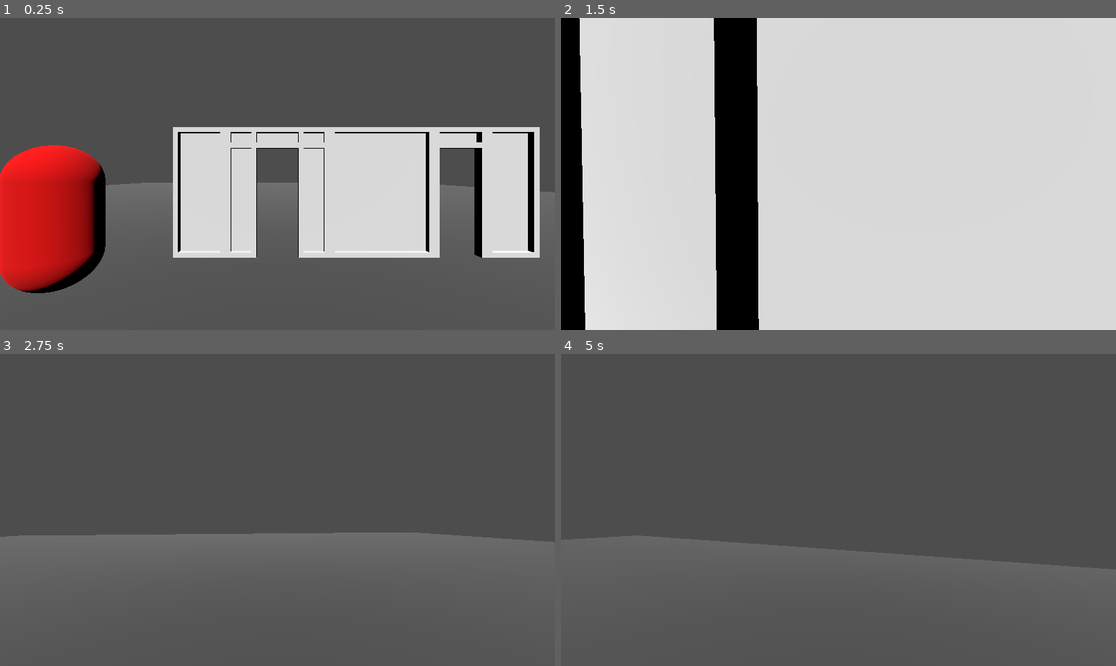
Above: before the commit, frames 1-4 (two rows, left to right).
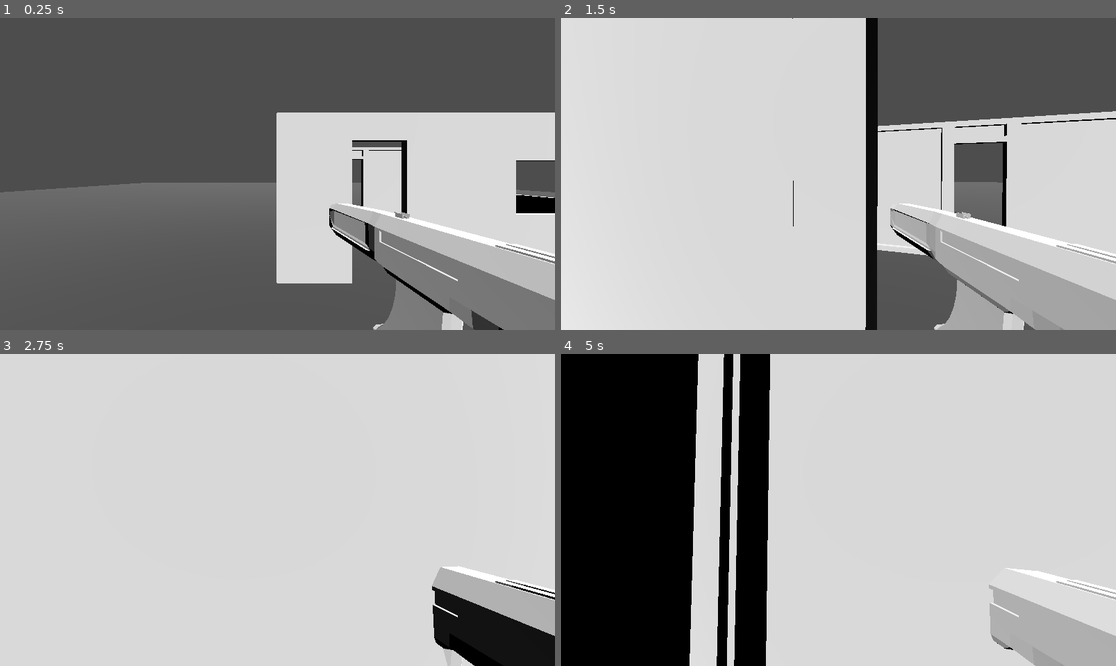
Above: after the commit, the same moments.

Repository: Vojguard/Diegetic-Yellow
Game: Godot game, scene res://MainScene/main_scene.tscn
Same seed, same stepped clock (60 frames per second), same inputs: the game is played once before the commit and once after it.
Inputs (mouse positions are in pixels of both pictures, inside the frame that each line leads up to):
- Up to frame 1 (0.25 s): no input
- Up to frame 2 (1.5 s): tap Enter at 0.5 s; move the mouse to (866, 174) at 0.52 s; hold E (interact) 0.53-1.28 s; hold W (forward) from 0.53 s (still down); tap Space (jump) at 0.77 s; move the mouse to (810, 174) at 1.27 s; click (810, 174) at 1.35 s
- Up to frame 3 (2.75 s): keep holding W (forward); tap Space (jump) at 1.52 s; move the mouse to (288, 503) at 2.02 s; hold E (interact) from 2.03 s (still down)
- Up to frame 4 (5 s): keep holding W (forward); move the mouse to (832, 516) at 2.77 s; release E (interact) at 2.78 s; click (832, 516) at 2.85 s; tap Space (jump) at 3.02, 3.77, 4.52 s; move the mouse to (877, 513) at 3.52 s; hold E (interact) 3.53-4.28 s; move the mouse to (794, 506) at 4.27 s; click (794, 506) at 4.35 s

The runs differ from the first frame. In frame 1, 35% of the frame differs, in the area x 0-100%, y 30-100%; in frame 2, 41%; in frame 3, 100%; in frame 4, 100%, in the area x 0-100%, y 0-100%.

Commit message:
low, window and weapon
weapon placeholder

Diff:
--- a/MainScene/main_scene.tscn
+++ b/MainScene/main_scene.tscn
@@ -8,6 +8,8 @@
 [ext_resource type="PackedScene" uid="uid://ejrfeg3guuuo" path="res://Objects/Environment/wall_short.tscn" id="3_1lkik"]
 [ext_resource type="PackedScene" uid="uid://du7a4g7j3pm7b" path="res://Objects/collectible.tscn" id="3_25u3m"]
 [ext_resource type="PackedScene" uid="uid://dit0ixxyrcvvp" path="res://Objects/target.tscn" id="4_r4p44"]
+[ext_resource type="PackedScene" uid="uid://cqo83hkshkihh" path="res://Objects/Environment/wall_low.tscn" id="6_ji2x1"]
+[ext_resource type="PackedScene" uid="uid://dduifyfmja5tk" path="res://Objects/Environment/window.tscn" id="7_l5w4b"]
 
 [sub_resource type="StandardMaterial3D" id="StandardMaterial3D_qjv46"]
 albedo_color = Color(0.347817, 0.347817, 0.347817, 1)
@@ -32,20 +34,47 @@
 [node name="CollisionShape3D" type="CollisionShape3D" parent="Environment/GroundPlane"]
 shape = SubResource("BoxShape3D_25u3m")
 
-[node name="DoorFrame" parent="Environment" instance=ExtResource("2_30i71")]
-transform = Transform3D(1, 0, 0, 0, 1, 0, 0, 0, 1, 3.5, 0.05, -4)
+[node name="Building1" type="Node3D" parent="Environment"]
+transform = Transform3D(1, 0, 0, 0, 1, 0, 0, 0, 1, 1, 0, -6)
 
-[node name="Wall" parent="Environment" instance=ExtResource("2_1lkik")]
-transform = Transform3D(1, 0, 0, 0, 1, 0, 0, 0, 1, 2, 0.050000012, -4)
+[node name="DoorFrame" parent="Environment/Building1" instance=ExtResource("2_30i71")]
+transform = Transform3D(-1, 0, -8.742278e-08, 0, 1, 0, 8.742278e-08, 0, -1, 0.5, 0.05, 3)
 
-[node name="ShortWall" parent="Environment" instance=ExtResource("3_1lkik")]
-transform = Transform3D(1, 0, 0, 0, 1, 0, 0, 0, 1, -1.500236, 0.050000012, -4)
+[node name="DoorFrame2" parent="Environment/Building1" instance=ExtResource("2_30i71")]
+transform = Transform3D(1, 0, 0, 0, 1, 0, 0, 0, 1, 1.5, 0.05000006, -1)
 
-[node name="ShortWall2" parent="Environment" instance=ExtResource("3_1lkik")]
-transform = Transform3D(1, 0, 0, 0, 1, 0, 0, 0, 1, 4.499764, 0.050000012, -4)
+[node name="Wall" parent="Environment/Building1" instance=ExtResource("2_1lkik")]
+transform = Transform3D(1, 0, 0, 0, 1, 0, 0, 0, 1, 0, 0.050000012, -1)
 
-[node name="Door" parent="Environment" instance=ExtResource("2_25os6")]
-transform = Transform3D(1, 0, 0, 0, 1, 0, 0, 0, 1, 0, 0.050000012, -4)
+[node name="Wall5" parent="Environment/Building1" instance=ExtResource("2_1lkik")]
+transform = Transform3D(1, 0, 0, 0, 1, 0, 0, 0, 1, 3, 0.050000012, -1)
+
+[node name="Wall2" parent="Environment/Building1" instance=ExtResource("2_1lkik")]
+transform = Transform3D(-4.371139e-08, 0, 1, 0, 1, 0, -1, 0, -4.371139e-08, -1, 0.050000012, 2)
+
+[node name="Wall3" parent="Environment/Building1" instance=ExtResource("2_1lkik")]
+transform = Transform3D(-4.371139e-08, 0, -1, 0, 1, 0, 1, 0, -4.371139e-08, 6, 0.050000012, 2)
+
+[node name="Wall4" parent="Environment/Building1" instance=ExtResource("2_1lkik")]
+transform = Transform3D(1, 0, 0, 0, 1, 0, 0, 0, 1, 5, 0.050000012, -1)
+
+[node name="ShortWall" parent="Environment/Building1" instance=ExtResource("3_1lkik")]
+transform = Transform3D(-1, 0, -8.742278e-08, 0, 1, 0, 8.742278e-08, 0, -1, 1.499764, 0.050000012, 3)
+
+[node name="ShortWall2" parent="Environment/Building1" instance=ExtResource("3_1lkik")]
+transform = Transform3D(-1, 0, -8.742278e-08, 0, 1, 0, 8.742278e-08, 0, -1, -0.50023603, 0.050000012, 3)
+
+[node name="Door" parent="Environment/Building1" instance=ExtResource("2_25os6")]
+transform = Transform3D(-4.371139e-08, 0, 1, 0, 1, 0, -1, 0, -4.371139e-08, -1, 0.050000012, 0)
+
+[node name="Door2" parent="Environment/Building1" instance=ExtResource("2_25os6")]
+transform = Transform3D(-1, 0, -8.742278e-08, 0, 1, 0, 8.742278e-08, 0, -1, 5, 0.050000012, 3)
+
+[node name="LowWall2" parent="Environment/Building1" instance=ExtResource("6_ji2x1")]
+transform = Transform3D(-4.371139e-08, 0, -1, 0, 1, 0, 1, 0, -4.371139e-08, 6, 0.050000012, 0)
+
+[node name="Window" parent="Environment/Building1" instance=ExtResource("7_l5w4b")]
+transform = Transform3D(-1, 0, -8.742278e-08, 0, 1, 0, 8.742278e-08, 0, -1, 3, 0.050000012, 3)
 
 [node name="Player" parent="." instance=ExtResource("1_fyr3e")]
 transform = Transform3D(1, 0, 0, 0, 1, 0, 0, 0, 1, 0, 0.9499999, 0)
@@ -55,6 +84,7 @@
 
 [node name="Collectible" parent="." instance=ExtResource("3_25u3m")]
 transform = Transform3D(1, 0, 0, 0, 1, 0, 0, 0, 1, 3.75608, 0.55, 3.43167)
+visible = false
 
 [node name="Target" parent="." instance=ExtResource("4_r4p44")]
-transform = Transform3D(1, 0, 0, 0, 1, 0, 0, 0, 1, -3.07625, 1.05, -2.861)
+transform = Transform3D(1, 0, 0, 0, 1, 0, 0, 0, 1, 3.92375, 1.05, -4.861)
--- /dev/null
+++ b/Objects/Environment/wall_low.tscn
@@ -0,0 +1,14 @@
+[gd_scene load_steps=3 format=3 uid="uid://cqo83hkshkihh"]
+
+[ext_resource type="PackedScene" uid="uid://obk5lqmlor1x" path="res://Models/low_wall.glb" id="1_lcw4j"]
+
+[sub_resource type="BoxShape3D" id="BoxShape3D_fca3b"]
+size = Vector3(2, 1, 0.14)
+
+[node name="LowWall" type="StaticBody3D"]
+
+[node name="CollisionShape3D" type="CollisionShape3D" parent="."]
+transform = Transform3D(1, 0, 0, 0, 1, 0, 0, 0, 1, 0, 0.5, 0.05)
+shape = SubResource("BoxShape3D_fca3b")
+
+[node name="low_wall2" parent="." instance=ExtResource("1_lcw4j")]
--- /dev/null
+++ b/Objects/Environment/window.tscn
@@ -0,0 +1,32 @@
+[gd_scene load_steps=5 format=3 uid="uid://dduifyfmja5tk"]
+
+[ext_resource type="PackedScene" uid="uid://6ci25mukydg5" path="res://Models/window.glb" id="1_l4urs"]
+
+[sub_resource type="BoxShape3D" id="BoxShape3D_53t6o"]
+size = Vector3(0.5, 2.5, 0.14)
+
+[sub_resource type="BoxShape3D" id="BoxShape3D_oqm2c"]
+size = Vector3(1, 0.7, 0.14)
+
+[sub_resource type="BoxShape3D" id="BoxShape3D_qit0j"]
+size = Vector3(1, 1, 0.14)
+
+[node name="Window" type="StaticBody3D"]
+
+[node name="CollisionShape3D" type="CollisionShape3D" parent="."]
+transform = Transform3D(1, 0, 0, 0, 1, 0, 0, 0, 1, 0.75, 1.25, 0.05)
+shape = SubResource("BoxShape3D_53t6o")
+
+[node name="CollisionShape3D2" type="CollisionShape3D" parent="."]
+transform = Transform3D(1, 0, 0, 0, 1, 0, 0, 0, 1, -0.75, 1.25, 0.05)
+shape = SubResource("BoxShape3D_53t6o")
+
+[node name="CollisionShape3D3" type="CollisionShape3D" parent="."]
+transform = Transform3D(1, 0, 0, 0, 1, 0, 0, 0, 1, 0, 2.15, 0.05)
+shape = SubResource("BoxShape3D_oqm2c")
+
+[node name="CollisionShape3D4" type="CollisionShape3D" parent="."]
+transform = Transform3D(1, 0, 0, 0, 1, 0, 0, 0, 1, 0, 0.5, 0.05)
+shape = SubResource("BoxShape3D_qit0j")
+
+[node name="window2" parent="." instance=ExtResource("1_l4urs")]
--- a/Player/player.tscn
+++ b/Player/player.tscn
@@ -1,6 +1,7 @@
-[gd_scene load_steps=5 format=3 uid="uid://dry5s7ff6a5i0"]
+[gd_scene load_steps=6 format=3 uid="uid://dry5s7ff6a5i0"]
 
 [ext_resource type="Script" uid="uid://da6fx643tjv3k" path="res://Player/player.gd" id="1_l8h54"]
+[ext_resource type="PackedScene" uid="uid://cv1aslicjxyuo" path="res://Models/weapon.glb" id="2_4ntmi"]
 
 [sub_resource type="CapsuleShape3D" id="CapsuleShape3D_hvfyp"]
 radius = 0.25
@@ -14,6 +15,7 @@
 
 [node name="Player" type="CharacterBody3D"]
 script = ExtResource("1_l8h54")
+movement_speed = 300.0
 jump_force = 2.0
 
 [node name="CollisionShape3D" type="CollisionShape3D" parent="."]
@@ -25,6 +27,9 @@
 [node name="Camera" type="Camera3D" parent="."]
 transform = Transform3D(1, 0, 0, 0, 1, 0, 0, 0, 1, 0, 0.7, 0)
 
+[node name="weapon" parent="Camera" instance=ExtResource("2_4ntmi")]
+transform = Transform3D(0.9874138, 0, 0.15815806, 0, 1, 0, -0.15815806, 0, 0.9874138, 0.24542469, -0.12938768, -0.2599473)
+
 [node name="ShootCast" type="RayCast3D" parent="Camera"]
 target_position = Vector3(0, 0, -10)
 hit_back_faces = false
Not shown: 1 places in MainScene/main_scene.tscn that only renumber resources
Binary file added: Models/low_wall.glb
Not shown, added: Models/low_wall.glb.import
Binary file added: Models/weapon.glb
Not shown, added: Models/weapon.glb.import
Binary file added: Models/window.glb
Not shown, added: Models/window.glb.import
Not shown, changed: Blender/walls.blend
Not shown, changed: Blender/walls.blend1
